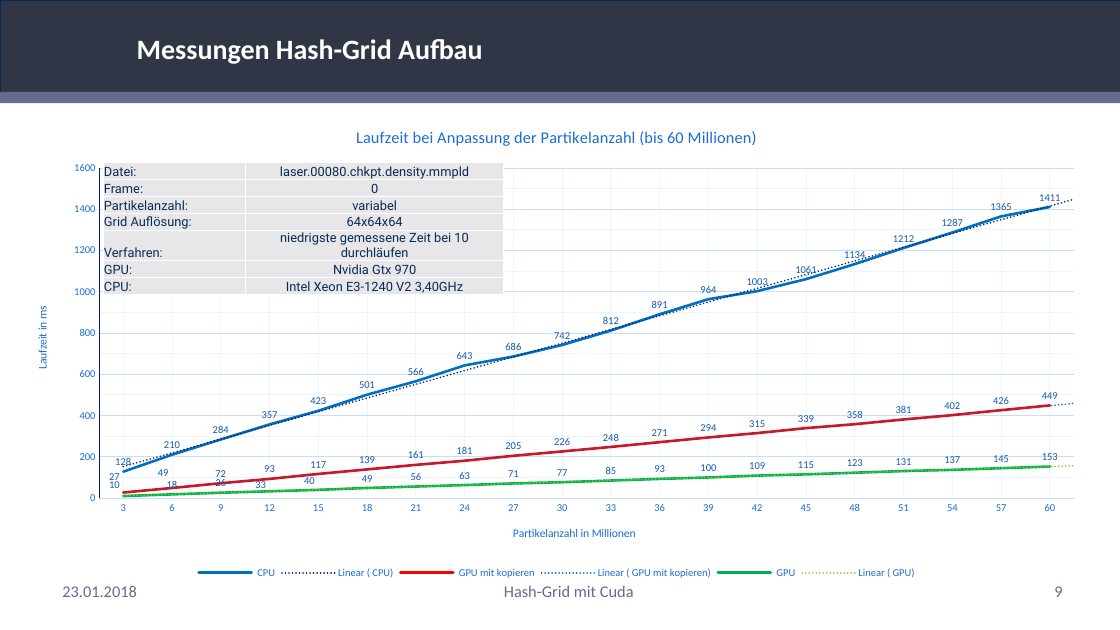
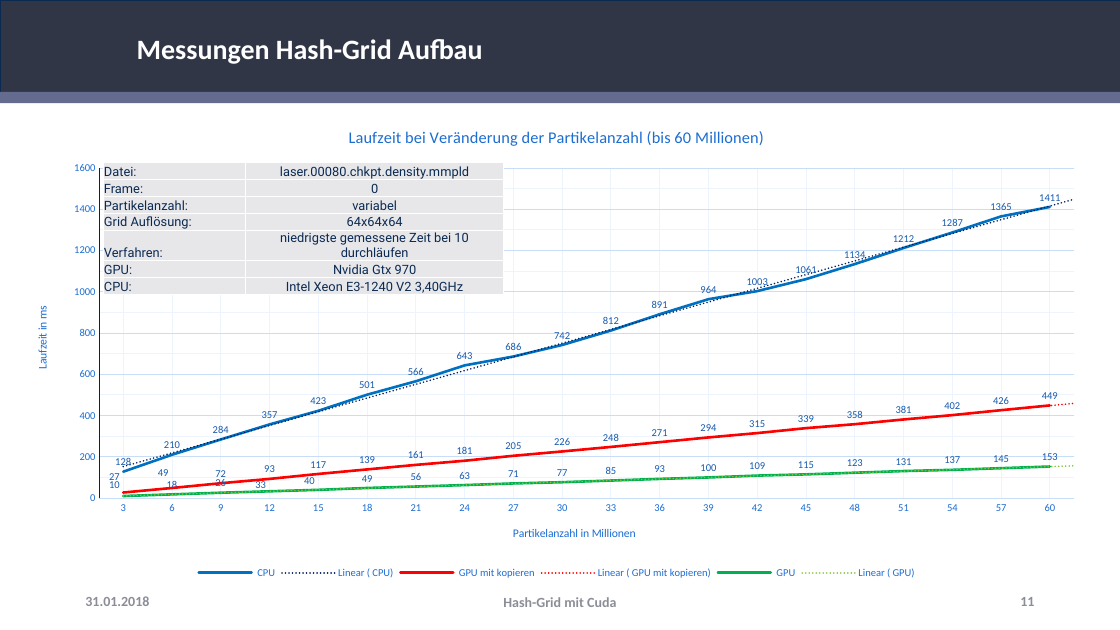
Before and after one commit to RemkeTUD/CUDA-Project-Hash-Grid, a slide deck: slide 11 of Präsentation.pptx (slide 9 before the commit). Drawn at 1120x630 pixels with LibreOffice and Linux fonts; fonts in the diff are those of the drawing; background and template pictures are left out. Boxes give left, top, right and bottom in pixels: in the first picture for what was removed or moved away, otherwise in the second. Text is boxed around its words. In the diff, an @@ line names an element or a change of style, - is before the commit and + after.

```diff
--- a/Präsentation.pptx
+++ b/Präsentation.pptx
@@ line chart at (18,110,1096,582) @@
@@ title "Laufzeit bei Anpassung der Partikelanzahl (bis 60 Millionen) " to "Laufzeit bei Veränderung der Partikelanzahl (bis 60 Millionen) " @@
@@ text "31.01.2018" at (85,596,149,606): vertical alignment top to middle @@
@@ text at (85,596,149,606): text changed; size 14 to 12 pt; text colour #636C8E to #8C8E98 @@
-23.01.2018
+31.01.2018
@@ text "Hash-Grid mit Cuda": place and size @@
-text "Hash-Grid mit Cuda" at (504,585,634,597)
+text "Hash-Grid mit Cuda" at (503,597,616,607)
@@ text "Hash-Grid mit Cuda" at (503,597,616,607): size 14 to 12 pt, text colour #636C8E to #8C8E98; vertical alignment top to middle @@
@@ page number at (1020,597,1034,606): vertical alignment top to middle @@
@@ page number at (1020,597,1034,606): text changed; size 14 to 12 pt; text colour #636C8E to #8C8E98 @@
-9
+11
```
Also in this commit, not shown: 12 other slides changed, 5 slides added.
